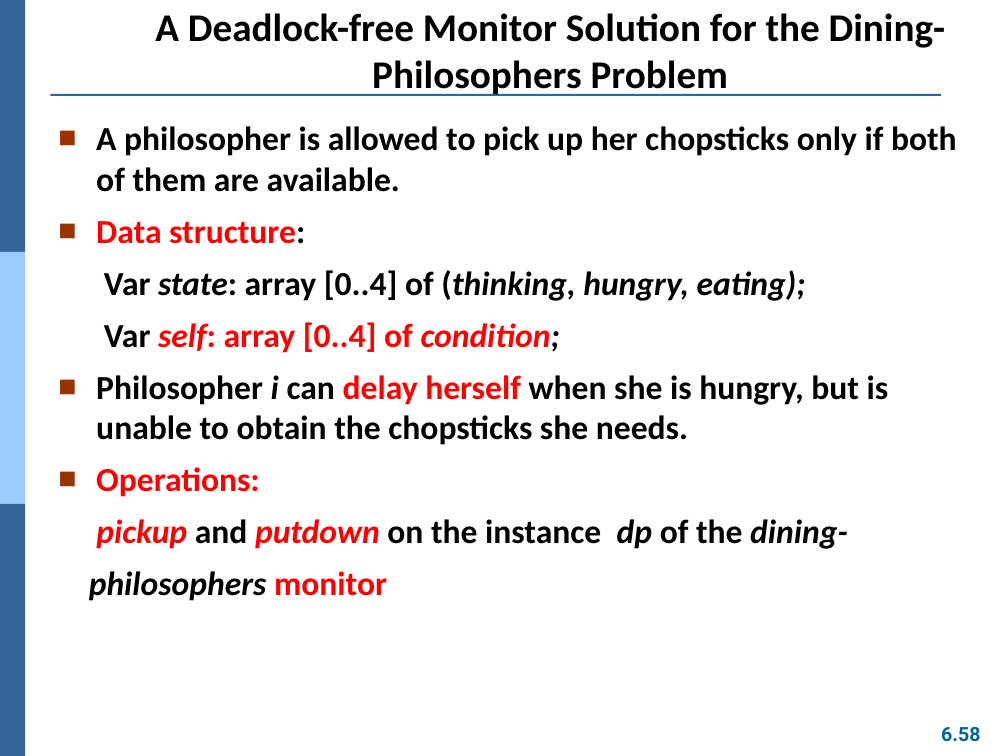
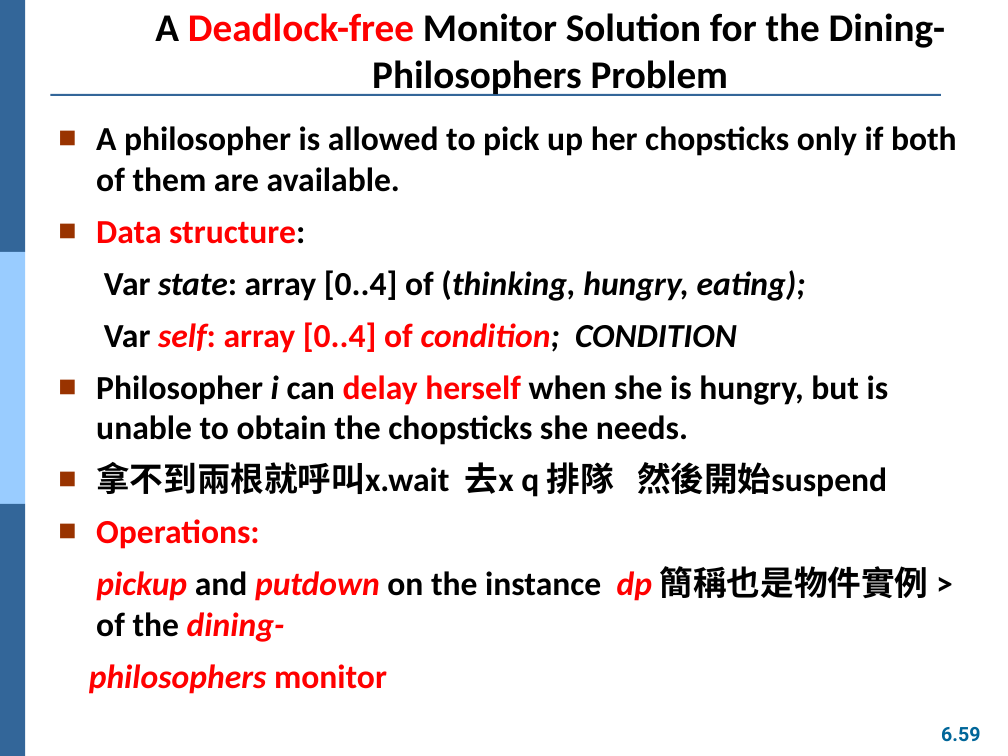
Before and after one commit to Yang09701194/OS_Learning, a slide deck: slide 59 of ch06.pptx (slide 58 before the commit). Drawn at 1008x756 pixels with LibreOffice and Linux fonts; fonts in the diff are those of the drawing. Boxes give left, top, right and bottom in pixels: in the first picture for what was removed or moved away, otherwise in the second. Text is boxed around its words. In the diff, an @@ line names an element or a change of style, - is before the commit and + after.

```diff
--- a/ch06.pptx
+++ b/ch06.pptx
@@ title "A Deadlock-free Monitor Solution for ..." at [155,13,945,96]: text colour #000000 to #FF0000 in "Deadlock-free" @@
@@ text at [104,322,737,353]: text changed; italic on @@
-Var self: array [0..4] of condition;
+Var self: array [0..4] of condition; CONDITION
@@ text at [96,462,887,497]: paragraph added @@
+■ 拿不到兩根就呼叫x.wait 去x q 排隊 然後開始suspend
@@ text at [96,566,929,642]: text changed; italic off @@
-pickup and putdown on the instance dp of the dining-
+pickup and putdown on the instance dp 簡稱也是物件實例 > of the dining-
@@ text at [89,664,387,694]: text colour #000000 to #FF0000 in "philosophers" @@
@@ page number at [941,727,980,742]: text changed @@
-6.58
+6.59
```
Also in this commit, not shown: 12 other slides changed, 1 slide added.
